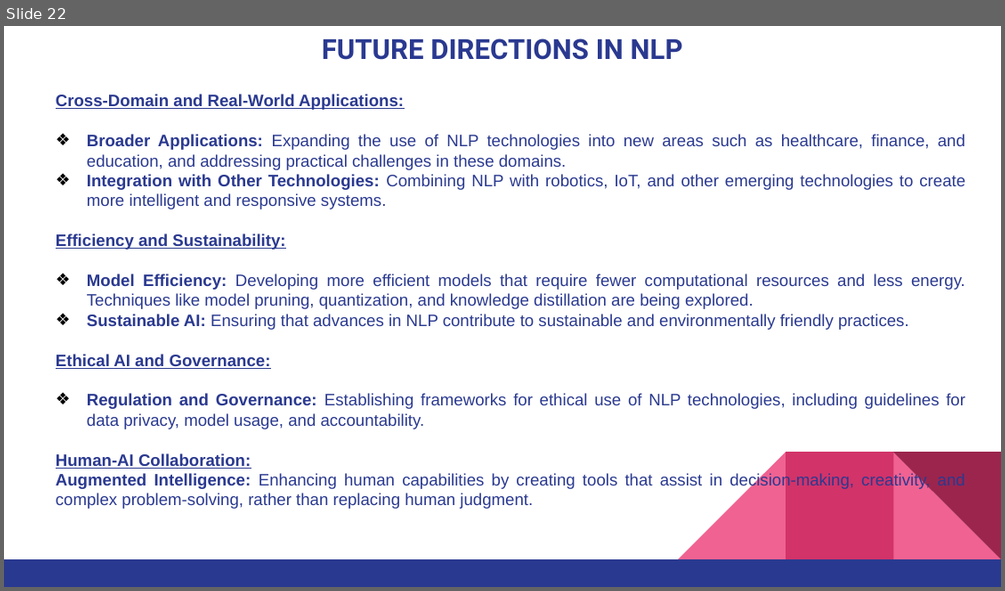
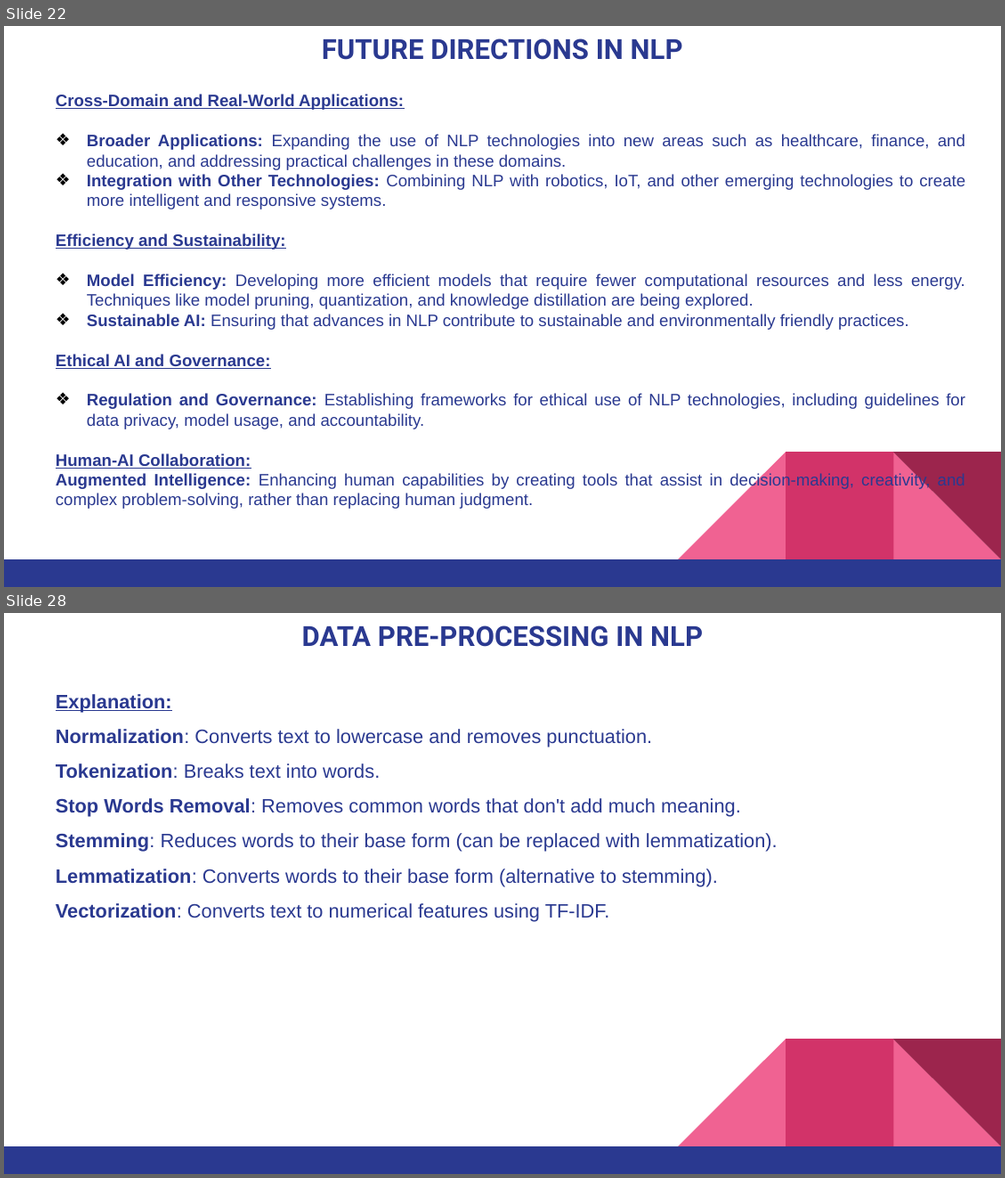
Before and after one commit to pnytrainingrepo/artificial-intelligence, a slide deck: AI-NLP.pptx. Shown one above the other, each under a label of ours: slide 22 before the commit, slides 22 and 28 after it; the slides between them are not shown. The pictures are 1005x591 and 1005x1178 pixels, drawn with LibreOffice and Linux fonts; fonts in the diff are those of the drawing. Boxes give left, top, right and bottom in pixels: in the first picture for what was removed or moved away, otherwise in the second. Text is boxed around its words. In the diff, an @@ line names an element or a change of style, - is before the commit and + after.

```diff
--- a/AI-NLP.pptx
+++ b/AI-NLP.pptx
@@ slide 28 added at [4, 613, 1001, 1174], background #FFFFFF; not listed: 5 template elements that a slide beside it also shows @@
@@ title added at [302, 625, 703, 647], 20 pt, text #2A3990, bold @@
+DATA PRE-PROCESSING IN NLP
@@ text added at [56, 694, 777, 922], 14 pt, text #2A3990 @@
+Explanation:
+Normalization: Converts text to lowercase and removes punctuation.
+Tokenization: Breaks text into words.
+Stop Words Removal: Removes common words that don't add much meaning.
+Stemming: Reduces words to their base form (can be replaced with lemmatization).
+Lemmatization: Converts words to their base form (alternative to stemming).
+Vectorization: Converts text to numerical features using TF-IDF.
```
Also in this commit, not shown: 5 other slides added, 12 other files.
